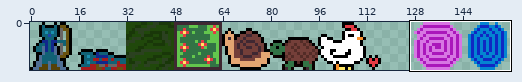
Sprite sheet -- images/sprites.png. Above, an overview of the earlier version with the close-up marked.
Close-up. Before the commit:
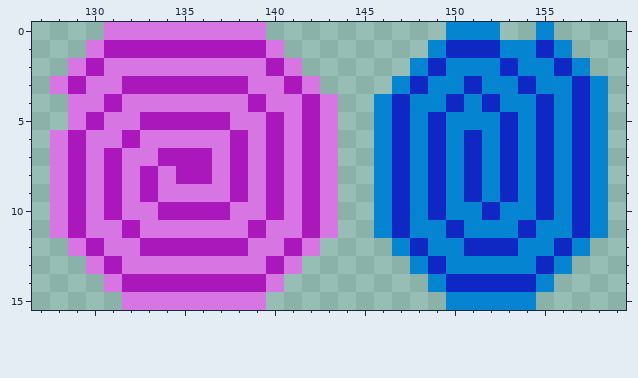
The file is 160x16 pixels. Shown: x 127..159, y 0..15.
New version:
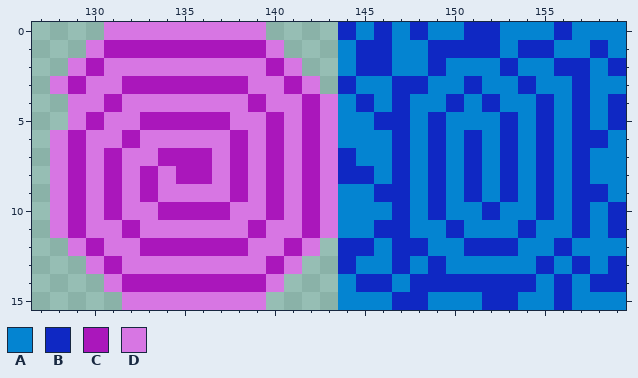
Palette (. is transparent): A #0484d1  B #0f28c3  C #aa17bb  D #d776e3
What changed:
y 0: x 144..149 ...... -> BABABA; x 151..154 AA.. -> BBAA; x 156..159 .... -> BAAA
y 1: x 144..149 .....A -> ABBAAB; x 154 A -> B; x 157..159 ... -> ABA
y 2: x 144..147 .... -> ABBA; x 157..159 A.. -> BAB
y 3: x 144..147 ...A -> BAAB; x 159 . -> A
y 4: x 144..145 .. -> AB; x 159 . -> B
y 5: x 144..146 ..A -> AAB; x 159 . -> B
y 6: x 144..145 .. -> AA; x 158..159 A. -> BA
y 7: x 144..145 .. -> BA; x 159 . -> A
y 8: x 144..145 .. -> BB; x 159 . -> A
y 9: x 144..146 ..A -> AAB; x 158..159 A. -> BA
y 10: x 144..145 .. -> AA; x 159 . -> B
y 11: x 144..146 ..A -> AAB; x 159 . -> B
y 12: x 144..147 ...A -> BBAB; x 158..159 .. -> AA
y 13: x 144..147 .... -> BAAB; x 157..159 ... -> BAB
y 14: x 144..149 .....A -> ABBABB; x 156..159 .... -> BABB
y 15: x 144..149 ...... -> AAABBA; x 152..153 AA -> BB; x 155..159 ..... -> ABAAA
Boxes around the changes in both close-ups, in picture pixels (x1, y1, x2, y2):
changed: (338, 22, 626, 310)
